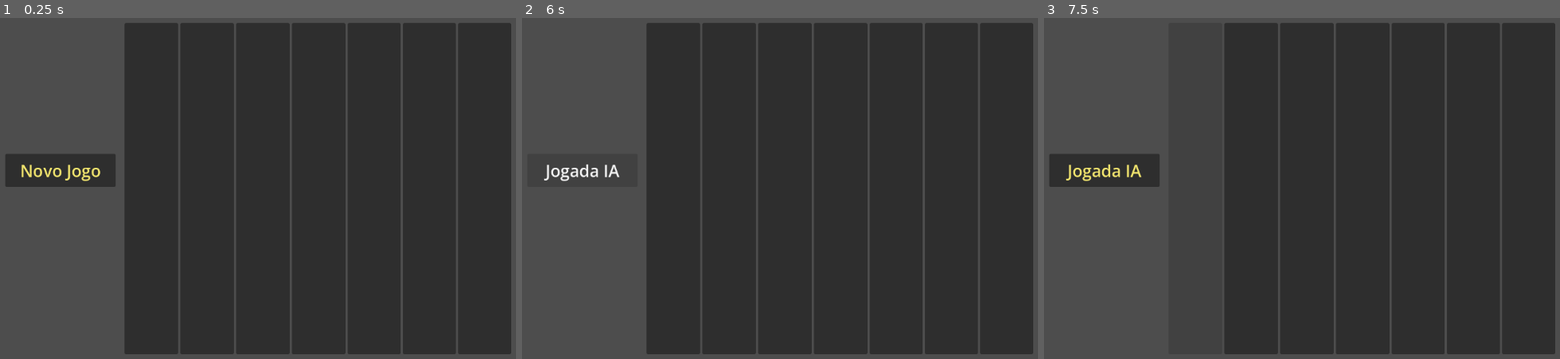
Above: before the commit, frames 1-3 (left to right).
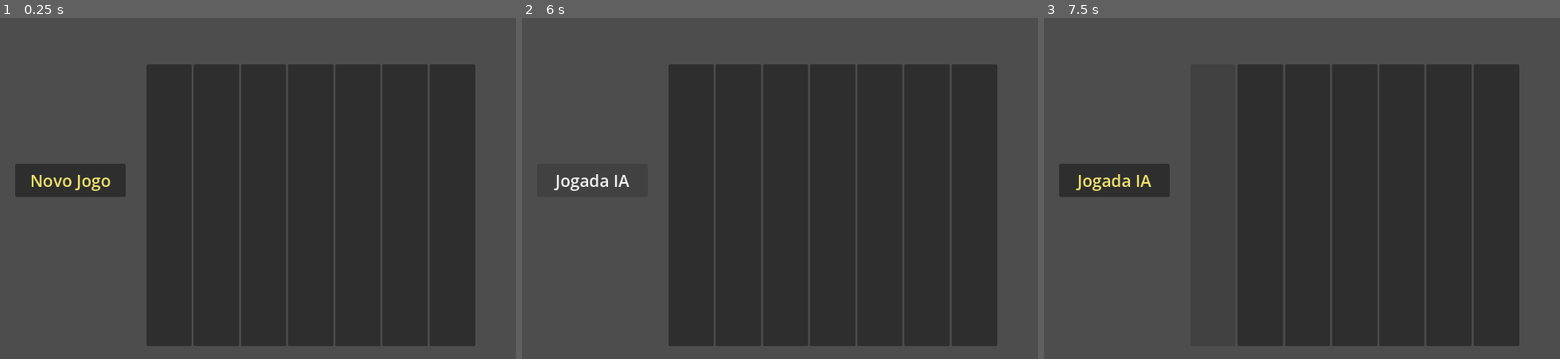
Above: after the commit, the same moments.

Repository: Guilherme-C-Ferrari/Connect-4
Game: Godot game, scene res://Cenas/Connect-4.tscn
The game is run twice, just before and just after one commit, with the same random seed, the same clock (stepped at 60 frames per second) and the same inputs.
Inputs (mouse positions are in pixels of both pictures, inside the frame that each line leads up to; where the layout moved, square brackets give the same spot in the first picture):
- Up to frame 1 (0.25 s): no input
- Up to frame 2 (6 s): click (671, 188) at 0.52 s; click (738, 205) [728, 188] at 1.25 s; click (785, 205) [785, 188] at 2 s; click (831, 205) [841, 188] at 2.75 s; click (878, 205) [898, 188] at 3.5 s; click (924, 205) [950, 188] at 4.25 s; click (976, 205) [1007, 188] at 5 s; click "Novo Jogo" at 5.75 s
- Up to frame 3 (7.5 s): click "Jogada IA" at 6.5 s; click (1193, 188) at 7.27 s

The runs differ from the first frame. In frame 1, 24% of the frame differs, in the area x 1-100%, y 1-99%; in frame 2, 23%; in frame 3, 19%.

Commit message:
Reconstrução do tabuleiro

Diff:
--- a/Cenas/Connect-4.tscn
+++ b/Cenas/Connect-4.tscn
@@ -1,22 +1,20 @@
 [gd_scene format=3 uid="uid://tn6vxrapl3os"]
 
 [ext_resource type="Script" uid="uid://c2iokblal8w34" path="res://Scripts/Connect_4.gd" id="1_ab3bw"]
-[ext_resource type="PackedScene" uid="uid://hb6xsbmplec2" path="res://Cenas/grid_container.tscn" id="2_8hrk4"]
+[ext_resource type="PackedScene" uid="uid://hb6xsbmplec2" path="res://Cenas/tabuleiro.tscn" id="2_8hrk4"]
 [ext_resource type="PackedScene" uid="uid://c5wtxuugx7sjs" path="res://Cenas/menu.tscn" id="3_apj2i"]
 
 [node name="Main" type="Node2D" unique_id=732579793]
 script = ExtResource("1_ab3bw")
 
-[node name="GridContainer" parent="." unique_id=1870847374 instance=ExtResource("2_8hrk4")]
-offset_left = 250.0
-offset_top = 25.0
-offset_right = 950.0
-offset_bottom = 625.0
+[node name="Tabuleiro" parent="." unique_id=459050932 instance=ExtResource("2_8hrk4")]
+position = Vector2(290.00003, 100.000015)
+scale = Vector2(0.85, 0.85)
 
 [node name="Menu" parent="." unique_id=1558306628 instance=ExtResource("3_apj2i")]
-offset_left = 34.0
-offset_top = 262.0
-offset_right = 74.0
-offset_bottom = 302.0
+offset_left = 52.0
+offset_top = 280.0
+offset_right = 92.0
+offset_bottom = 320.0
 
 [connection signal="menu_botao_pressionado" from="Menu" to="." method="_on_button_pressed"]
--- a/Cenas/grid_container.tscn
+++ /dev/null
@@ -1,41 +0,0 @@
-[gd_scene format=3 uid="uid://hb6xsbmplec2"]
-
-[node name="GridContainer" type="GridContainer" unique_id=1870847374]
-offset_right = 700.0
-offset_bottom = 600.0
-columns = 7
-
-[node name="Button" type="Button" parent="." unique_id=241258833]
-layout_mode = 2
-size_flags_horizontal = 3
-size_flags_vertical = 3
-
-[node name="Button2" type="Button" parent="." unique_id=2029666395]
-layout_mode = 2
-size_flags_horizontal = 3
-size_flags_vertical = 3
-
-[node name="Button3" type="Button" parent="." unique_id=633531048]
-layout_mode = 2
-size_flags_horizontal = 3
-size_flags_vertical = 3
-
-[node name="Button4" type="Button" parent="." unique_id=1468404237]
-layout_mode = 2
-size_flags_horizontal = 3
-size_flags_vertical = 3
-
-[node name="Button5" type="Button" parent="." unique_id=591408300]
-layout_mode = 2
-size_flags_horizontal = 3
-size_flags_vertical = 3
-
-[node name="Button6" type="Button" parent="." unique_id=79150619]
-layout_mode = 2
-size_flags_horizontal = 3
-size_flags_vertical = 3
-
-[node name="Button7" type="Button" parent="." unique_id=1989991595]
-layout_mode = 2
-size_flags_horizontal = 3
-size_flags_vertical = 3
--- /dev/null
+++ b/Cenas/tabuleiro.tscn
@@ -0,0 +1,86 @@
+[gd_scene format=3 uid="uid://hb6xsbmplec2"]
+
+[sub_resource type="RectangleShape2D" id="RectangleShape2D_gsv3i"]
+size = Vector2(703, 20)
+
+[sub_resource type="RectangleShape2D" id="RectangleShape2D_06s0e"]
+size = Vector2(6, 599)
+
+[node name="Tabuleiro" type="Node2D" unique_id=1874611820]
+
+[node name="StaticBody2D" type="StaticBody2D" parent="." unique_id=333397015]
+
+[node name="CollisionShape2D" type="CollisionShape2D" parent="StaticBody2D" unique_id=307479920]
+position = Vector2(349.5, 610)
+shape = SubResource("RectangleShape2D_gsv3i")
+
+[node name="CollisionShapeWall1" type="CollisionShape2D" parent="StaticBody2D" unique_id=1571735437]
+position = Vector2(0, 300)
+shape = SubResource("RectangleShape2D_06s0e")
+
+[node name="CollisionShapeWall2" type="CollisionShape2D" parent="StaticBody2D" unique_id=1717698989]
+position = Vector2(100, 300)
+shape = SubResource("RectangleShape2D_06s0e")
+
+[node name="CollisionShapeWall3" type="CollisionShape2D" parent="StaticBody2D" unique_id=1310055082]
+position = Vector2(200, 300)
+shape = SubResource("RectangleShape2D_06s0e")
+
+[node name="CollisionShapeWall4" type="CollisionShape2D" parent="StaticBody2D" unique_id=512851349]
+position = Vector2(300, 300)
+shape = SubResource("RectangleShape2D_06s0e")
+
+[node name="CollisionShapeWall5" type="CollisionShape2D" parent="StaticBody2D" unique_id=1368612358]
+position = Vector2(400, 300)
+shape = SubResource("RectangleShape2D_06s0e")
+
+[node name="CollisionShapeWall6" type="CollisionShape2D" parent="StaticBody2D" unique_id=164595073]
+position = Vector2(500, 300)
+shape = SubResource("RectangleShape2D_06s0e")
+
+[node name="CollisionShapeWall7" type="CollisionShape2D" parent="StaticBody2D" unique_id=2140015744]
+position = Vector2(600, 300)
+shape = SubResource("RectangleShape2D_06s0e")
+
+[node name="CollisionShapeWall8" type="CollisionShape2D" parent="StaticBody2D" unique_id=1476962825]
+position = Vector2(700, 300)
+shape = SubResource("RectangleShape2D_06s0e")
+
+[node name="HBoxContainer" type="HBoxContainer" parent="." unique_id=1408727474]
+offset_right = 700.0
+offset_bottom = 600.0
+
+[node name="Button" type="Button" parent="HBoxContainer" unique_id=241258833]
+layout_mode = 2
+size_flags_horizontal = 3
+size_flags_vertical = 3
+
+[node name="Button2" type="Button" parent="HBoxContainer" unique_id=2029666395]
+layout_mode = 2
+size_flags_horizontal = 3
+size_flags_vertical = 3
+
+[node name="Button3" type="Button" parent="HBoxContainer" unique_id=633531048]
+layout_mode = 2
+size_flags_horizontal = 3
+size_flags_vertical = 3
+
+[node name="Button4" type="Button" parent="HBoxContainer" unique_id=1468404237]
+layout_mode = 2
+size_flags_horizontal = 3
+size_flags_vertical = 3
+
+[node name="Button5" type="Button" parent="HBoxContainer" unique_id=591408300]
+layout_mode = 2
+size_flags_horizontal = 3
+size_flags_vertical = 3
+
+[node name="Button6" type="Button" parent="HBoxContainer" unique_id=79150619]
+layout_mode = 2
+size_flags_horizontal = 3
+size_flags_vertical = 3
+
+[node name="Button7" type="Button" parent="HBoxContainer" unique_id=1989991595]
+layout_mode = 2
+size_flags_horizontal = 3
+size_flags_vertical = 3
--- a/Scripts/Connect_4.gd
+++ b/Scripts/Connect_4.gd
@@ -1,6 +1,6 @@
 extends Node2D
 
-@onready var buttons = $GridContainer.get_children()
+@onready var buttons = $Tabuleiro/HBoxContainer.get_children()
 @onready var label_resultado = $Menu/Label
 @onready var botao_jogo = $Menu/Button
 
